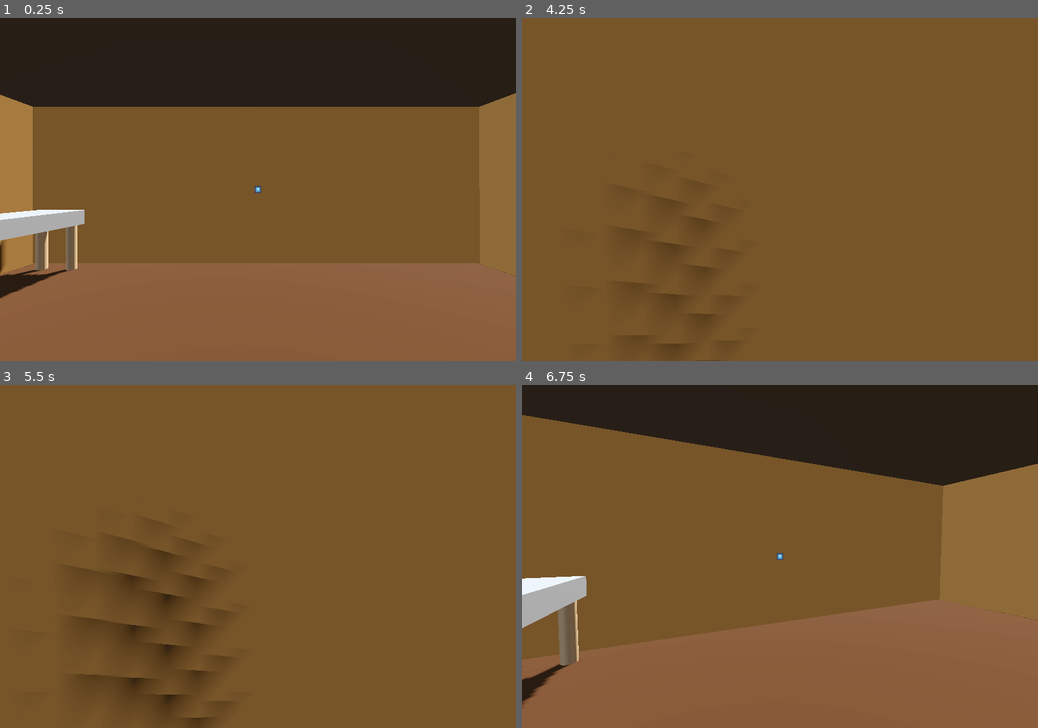
Above: before the commit, frames 1-4 (two rows, left to right).
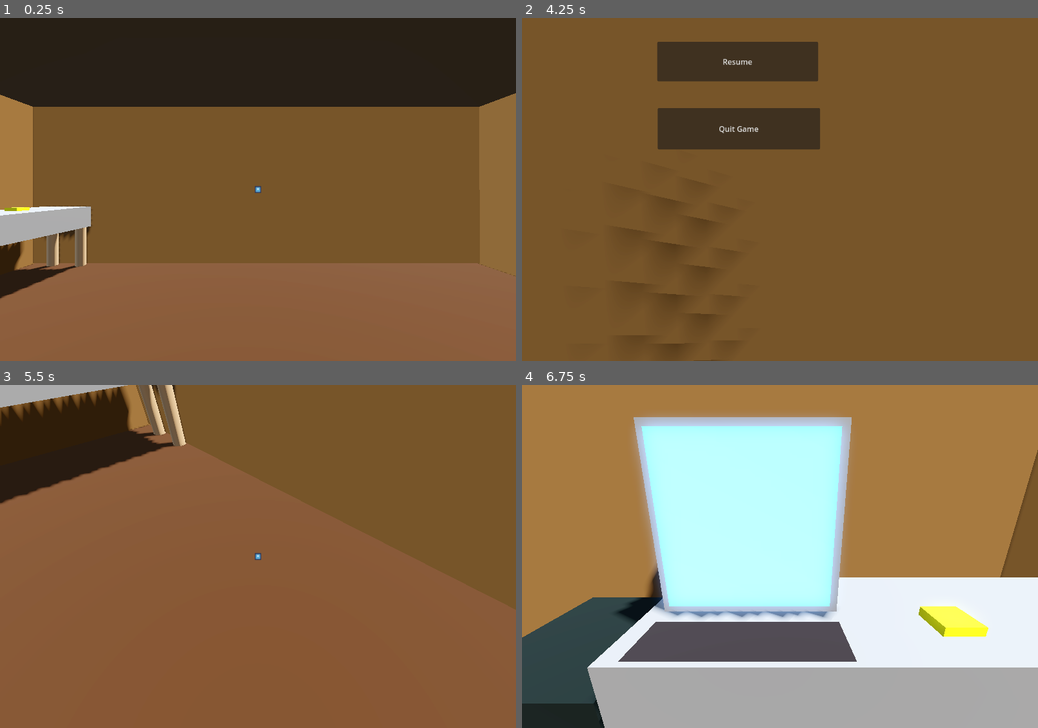
Above: after the commit, the same moments.

Repository: Tepitron/GreenCorp
Game: Godot game, scene res://scenes/game.tscn
Same seed, same stepped clock (60 frames per second), same inputs: the game is played once before the commit and once after it. The engine's default icon, where the game draws it, is replaced by a stand-in: a white triangle on a blue panel in a dark square.
Inputs (mouse positions are in pixels of both pictures, inside the frame that each line leads up to):
- Up to frame 1 (0.25 s): no input
- Up to frame 2 (4.25 s): tap Enter at 0.5, 3.5 s; move the mouse to (805, 189) at 0.52 s; press the mouse at (805, 189) at 0.53 s; hold W (move_forward) from 0.53 s (still down); move the mouse to (754, 189) at 1.27 s; release the mouse at (754, 189) at 1.28 s; click (754, 189) at 1.35 s; move the mouse to (790, 182) at 2.02 s; press the mouse at (790, 182) at 2.03 s; tap Space at 2.75 s; move the mouse to (774, 196) at 2.77 s; release the mouse at (774, 196) at 2.78 s; click (774, 196) at 2.85 s; move the mouse to (816, 192) at 3.52 s; press the mouse at (816, 192) at 3.53 s; tap Escape (escape) at 4.15 s
- Up to frame 3 (5.5 s): release W (move_forward) at 4.25 s; release the mouse at (294, 559) at 4.25 s; click (216, 429) at 4.25 s, where only the run after the commit has a clickable "Resume"; tap Space at 5 s; move the mouse to (103, 505) at 5.02 s; hold Left (move_left) from 5.03 s (still down); click (103, 505) at 5.1 s
- Up to frame 4 (6.75 s): tap X (cancel, bound only after the commit) at 5.65 s; move the mouse to (805, 556) at 5.77 s; release Left (move_left) at 5.78 s; press the mouse at (805, 556) at 5.78 s; hold Down (move_backward) 5.78-6.53 s; move the mouse to (702, 470) at 6.52 s; release the mouse at (702, 470) at 6.53 s; hold Right (move_right) from 6.53 s (still down); click (702, 470) at 6.6 s

The runs differ from the first frame. In frame 1, 1.7% of the frame differs, in the area x 0-18%, y 54-81%; in frame 2, 7.4%; in frame 3, 21%; in frame 4, 95%, in the area x 0-100%, y 0-100%.

Commit message:
Add pause menu

Diff:
--- a/greencorp/project.godot
+++ b/greencorp/project.godot
@@ -68,3 +68,10 @@
 , Object(InputEventKey,"resource_local_to_scene":false,"resource_name":"","device":-1,"window_id":0,"alt_pressed":false …(186 unchanged characters)…
 ]
 }
+cancel={
+"deadzone": 0.2,
+"events": [Object(InputEventKey,"resource_local_to_scene":false,"resource_name":"","device":-1,"window_id":0,"alt_pressed":false,"shift_pressed":false,"ctrl_pressed":false,"meta_pressed":false,"pressed":false,"keycode":0,"physical_keycode":88,"key_label":0,"unicode":120,"location":0,"echo":false,"script":null)
+, Object(InputEventJoypadButton,"resource_local_to_scene":false,"resource_name":"","device":-1,"button_index":1,"pressure":0.0,"pressed":false,"script":null)
+, Object(InputEventMouseButton,"resource_local_to_scene":false,"resource_name":"","device":-1,"window_id":0,"alt_pressed":false,"shift_pressed":false,"ctrl_pressed":false,"meta_pressed":false,"button_mask":2,"position":Vector2(194, 15),"global_position":Vector2(203, 63),"factor":1.0,"button_index":2,"canceled":false,"pressed":true,"double_click":false,"script":null)
+]
+}
--- a/greencorp/scenes/computer.tscn
+++ b/greencorp/scenes/computer.tscn
@@ -88,4 +88,4 @@
 shape = SubResource("BoxShape3D_7sc3q")
 
 [node name="Camera3D" type="Camera3D" parent="."]
-transform = Transform3D(1, 0, 0, 0, 0.960079, 0.279728, 0, -0.279728, 0.960079, 0.112636, 0.887317, 0.883276)
+transform = Transform3D(1, 0, 0, 0, 0.960079, 0.279728, 0, -0.279728, 0.960079, 0.112636, 0.887317, 1.24727)
--- a/greencorp/scenes/cork_board.tscn
+++ b/greencorp/scenes/cork_board.tscn
@@ -1,9 +1,8 @@
-[gd_scene load_steps=9 format=3 uid="uid://eyi6gk1km13i"]
+[gd_scene load_steps=7 format=3 uid="uid://eyi6gk1km13i"]
 
 [ext_resource type="Texture2D" uid="uid://b5gc41d8hevyk" path="res://art/textures/Cork004_1K-JPG_Color.jpg" id="1_jlx20"]
 [ext_resource type="Script" uid="uid://d4j2hcbdk3i2u" path="res://scripts/cork_board.gd" id="1_xxamb"]
 [ext_resource type="Texture2D" uid="uid://dn3ll0yx1hfp2" path="res://art/textures/Cork004_1K-JPG_Roughness.jpg" id="2_feobo"]
-[ext_resource type="Texture2D" uid="uid://cdiv86us1biq2" path="res://art/sprites/close_button.png" id="4_vvolg"]
 
 [sub_resource type="StandardMaterial3D" id="StandardMaterial3D_feobo"]
 albedo_texture = ExtResource("1_jlx20")
@@ -15,9 +14,6 @@
 
 [sub_resource type="BoxShape3D" id="BoxShape3D_giqja"]
 size = Vector3(6.30542, 3.99342, 0.061)
-
-[sub_resource type="BoxShape3D" id="BoxShape3D_vvolg"]
-size = Vector3(1.1, 1.2, 1)
 
 [node name="CorkBoard" type="Node3D"]
 script = ExtResource("1_xxamb")
@@ -35,17 +31,4 @@
 [node name="Camera3D" type="Camera3D" parent="."]
 transform = Transform3D(1, 0, 0, 0, 1, 0, 0, 0, 1, 0, 0, 1.90593)
 
-[node name="ExitButton" type="Area3D" parent="."]
-
-[node name="Sprite3D" type="Sprite3D" parent="ExitButton"]
-transform = Transform3D(0.429012, 0, 0, 0, 0.465518, 0, 0, 0, 1, -3.86263, -1.49397, 0)
-texture = ExtResource("4_vvolg")
-region_enabled = true
-region_rect = Rect2(279.134, 55.0953, 297.102, 228.721)
-
-[node name="CollisionShape3D" type="CollisionShape3D" parent="ExitButton"]
-transform = Transform3D(1, 0, 0, 0, 1, 0, 0, 0, 1, -3.80523, -1.40346, 0)
-shape = SubResource("BoxShape3D_vvolg")
-
 [connection signal="input_event" from="CorkBoardArea3D" to="." method="_on_area_3d_input_event"]
-[connection signal="input_event" from="ExitButton" to="." method="_on_exit_button_input_event"]
--- a/greencorp/scenes/game.tscn
+++ b/greencorp/scenes/game.tscn
@@ -7,6 +7,7 @@
 [ext_resource type="PackedScene" uid="uid://b25fqxjjyvwl" path="res://scenes/light_post.tscn" id="5_vtaks"]
 [ext_resource type="PackedScene" uid="uid://bs3c61idtfgxc" path="res://scenes/road.tscn" id="6_kvpfn"]
 [ext_resource type="PackedScene" uid="uid://bx7ck2ll4vls7" path="res://scenes/car.tscn" id="6_u5sy4"]
+[ext_resource type="PackedScene" uid="uid://bpqm3pbdrahvb" path="res://scenes/pause_menu.tscn" id="8_gee14"]
 
 [sub_resource type="ProceduralSkyMaterial" id="ProceduralSkyMaterial_36trf"]
 sky_horizon_color = Color(0.662243, 0.671743, 0.686743, 1)
@@ -74,3 +75,5 @@
 
 [node name="Road" parent="Road" instance=ExtResource("6_kvpfn")]
 transform = Transform3D(1, 0, 0, 0, 1, 0, 0, 0, 1, -49.2664, -0.0111446, 0.0679731)
+
+[node name="PauseMenu" parent="." instance=ExtResource("8_gee14")]
--- /dev/null
+++ b/greencorp/scenes/pause_menu.tscn
@@ -0,0 +1,31 @@
+[gd_scene load_steps=2 format=3 uid="uid://bpqm3pbdrahvb"]
+
+[ext_resource type="Script" uid="uid://cwnt1h5alhbs0" path="res://scripts/pause_menu.gd" id="1_n87rw"]
+
+[node name="PauseMenu" type="Control"]
+layout_mode = 3
+anchors_preset = 15
+anchor_right = 1.0
+anchor_bottom = 1.0
+grow_horizontal = 2
+grow_vertical = 2
+script = ExtResource("1_n87rw")
+
+[node name="ResumeButton" type="Button" parent="."]
+layout_mode = 0
+offset_left = 283.0
+offset_top = 50.0
+offset_right = 620.0
+offset_bottom = 133.0
+text = "Resume"
+
+[node name="QuitButton" type="Button" parent="."]
+layout_mode = 0
+offset_left = 284.0
+offset_top = 189.0
+offset_right = 624.0
+offset_bottom = 276.0
+text = "Quit Game"
+
+[connection signal="pressed" from="ResumeButton" to="." method="_on_resume_button_pressed"]
+[connection signal="pressed" from="QuitButton" to="." method="_on_quit_button_pressed"]
--- /dev/null
+++ b/greencorp/scenes/post_it_pile.tscn
@@ -0,0 +1,19 @@
+[gd_scene load_steps=4 format=3 uid="uid://df1ksw861yc8g"]
+
+[sub_resource type="StandardMaterial3D" id="StandardMaterial3D_bvoxc"]
+albedo_color = Color(1, 1, 0.101961, 1)
+
+[sub_resource type="BoxMesh" id="BoxMesh_6ttnv"]
+material = SubResource("StandardMaterial3D_bvoxc")
+size = Vector3(0.2, 0.05, 0.2)
+
+[sub_resource type="ConvexPolygonShape3D" id="ConvexPolygonShape3D_bvoxc"]
+points = PackedVector3Array(-0.1, -0.025, -0.1, -0.1, 0.025, -0.1, 0.1, -0.025, -0.1, -0.1, -0.025, 0.1, -0.1, 0.025, 0.1, 0.1, 0.025, -0.1, 0.1, -0.025, 0.1, 0.1, 0.025, 0.1)
+
+[node name="PostItPile" type="Area3D"]
+
+[node name="MeshInstance3D" type="MeshInstance3D" parent="."]
+mesh = SubResource("BoxMesh_6ttnv")
+
+[node name="CollisionShape3D" type="CollisionShape3D" parent="."]
+shape = SubResource("ConvexPolygonShape3D_bvoxc")
--- a/greencorp/scenes/room.tscn
+++ b/greencorp/scenes/room.tscn
@@ -1,8 +1,9 @@
-[gd_scene load_steps=14 format=3 uid="uid://ci0kb1vaqrhjb"]
+[gd_scene load_steps=15 format=3 uid="uid://ci0kb1vaqrhjb"]
 
 [ext_resource type="PackedScene" uid="uid://eyi6gk1km13i" path="res://scenes/cork_board.tscn" id="2_ffxv4"]
 [ext_resource type="PackedScene" uid="uid://cnr3cufcvuw6y" path="res://scenes/computer.tscn" id="3_14vil"]
 [ext_resource type="PackedScene" uid="uid://x2rc4jsfq4c2" path="res://scenes/windowed_wall.tscn" id="3_85yof"]
+[ext_resource type="PackedScene" uid="uid://df1ksw861yc8g" path="res://scenes/post_it_pile.tscn" id="4_14vil"]
 
 [sub_resource type="PlaneMesh" id="PlaneMesh_36trf"]
 flip_faces = true
@@ -106,4 +107,7 @@
 transform = Transform3D(-2.73134e-08, 0, -1, 0, 0.587427, 0, 0.624857, 0, -4.37114e-08, 4.7427, -3.44817, 0.648906)
 
 [node name="Computer" parent="." instance=ExtResource("3_14vil")]
-transform = Transform3D(-3.89847e-08, 0, 1, 0, 0.672274, 0, -0.891866, 0, -4.37114e-08, -4.19784, -4.41324, -2.70309)
+transform = Transform3D(-4.37114e-08, 0, 1, 0, 1, 0, -1, 0, -4.37114e-08, -4.19784, -4.41324, -2.70309)
+
+[node name="PostItPile" parent="." instance=ExtResource("4_14vil")]
+transform = Transform3D(1, 0, 0, 0, 1, 0, 0, 0, 1, -3.96299, -4.16457, -3.69075)
--- a/greencorp/scripts/cork_board.gd
+++ b/greencorp/scripts/cork_board.gd
@@ -1,17 +1,9 @@
 extends Node3D
-
-var is_in_detective_mode = false
-
-signal exit_clicked
 
 # Called when the node enters the scene tree for the first time.
 func _ready() -> void:
-	$ExitButton.hide()
+	pass
 
 # Called every frame. 'delta' is the elapsed time since the previous frame.
 func _process(delta: float) -> void:
 	pass
-
-func _on_exit_button_input_event(camera: Node, event: InputEvent, event_position: Vector3, normal: Vector3, shape_idx: int) -> void:
-	if event.is_action_pressed("left_click"):
-		exit_clicked.emit()
--- /dev/null
+++ b/greencorp/scripts/pause_menu.gd
@@ -0,0 +1,17 @@
+extends Control
+@onready var button: Button = $ResumeButton
+
+# Called when the node enters the scene tree for the first time.
+func _ready() -> void:
+	hide()
+
+# Called every frame. 'delta' is the elapsed time since the previous frame.
+func _process(delta: float) -> void:
+	pass
+
+func _on_resume_button_pressed() -> void:
+	hide()
+	Input.set_mouse_mode(Input.MOUSE_MODE_CAPTURED)
+
+func _on_quit_button_pressed() -> void:
+	get_tree().quit()
--- a/greencorp/scripts/room.gd
+++ b/greencorp/scripts/room.gd
@@ -4,16 +4,16 @@
 @onready var corkboard_area_3d = $Interior/Room/CorkBoard/CorkBoardArea3D
 @onready var corkboard_camera = $Interior/Room/CorkBoard/Camera3D
 @onready var player_camera = $Player/TwistPivot/PitchPivot/Camera3D
+@onready var corkboard = $Interior/Room/CorkBoard
+@onready var computer = $Interior/Room/Computer
+@onready var computer_camera = $Interior/Room/Computer/Camera3D
 @onready var player = $Player
-
 
 var raycast_collided_with
 
 # Called when the node enters the scene tree for the first time.
 func _ready() -> void:
-	# Connect corkboard's signal to know if exit button has been clicked
-	$Interior/Room/CorkBoard.exit_clicked.connect(_on_corkboard_exit_clicked)
-
+	pass
 # Called every frame. 'delta' is the elapsed time since the previous frame.
 func _process(delta: float) -> void:
 	#print_debug(player.position)
@@ -30,23 +30,31 @@
 func _input(event: InputEvent) -> void:
 	if event.is_action_pressed("escape"):
 		Input.set_mouse_mode(Input.MOUSE_MODE_VISIBLE)
+		$PauseMenu.show()
 	elif event.is_action_pressed("left_click"):
 		print_debug("Left click clicked")
 		print_debug(raycast_collided_with)
 		if raycast_collided_with == corkboard_area_3d:
 			print_debug("Corkboard clicked")
 			on_corkboard_clicked()
+		if raycast_collided_with == computer:
+			print_debug("Computer clicked")
+			on_computer_clicked()
+
+	elif event.is_action_pressed("cancel"):
+		print_debug("Escape pressed")
+		_on_cancel_pressed()
 
 # Called when the player clicks the corkboard
 func on_corkboard_clicked():
 	# Switch to the corkboard's camera
 	corkboard_camera.current = true
 	player.activate_interaction_mode()
-	$Interior/Room/CorkBoard/ExitButton.show()
 
-# Called when the player clicks the exit button in the corkboard view
-func _on_corkboard_exit_clicked():
+func on_computer_clicked():
+	computer_camera.current = true
+	player.activate_interaction_mode()
+
+func _on_cancel_pressed():
 	player.activate_freeroam_mode()
-	# Switch to the player's pov camera
 	player_camera.current = true
-	$Interior/Room/CorkBoard/ExitButton.hide()
Binary file removed: greencorp/art/sprites/close_button.png
Not shown, removed: greencorp/art/sprites/close_button.png.import
Not shown: 1 places in greencorp/scenes/game.tscn that only renumber resources
Not shown, added: greencorp/scripts/pause_menu.gd.uid
